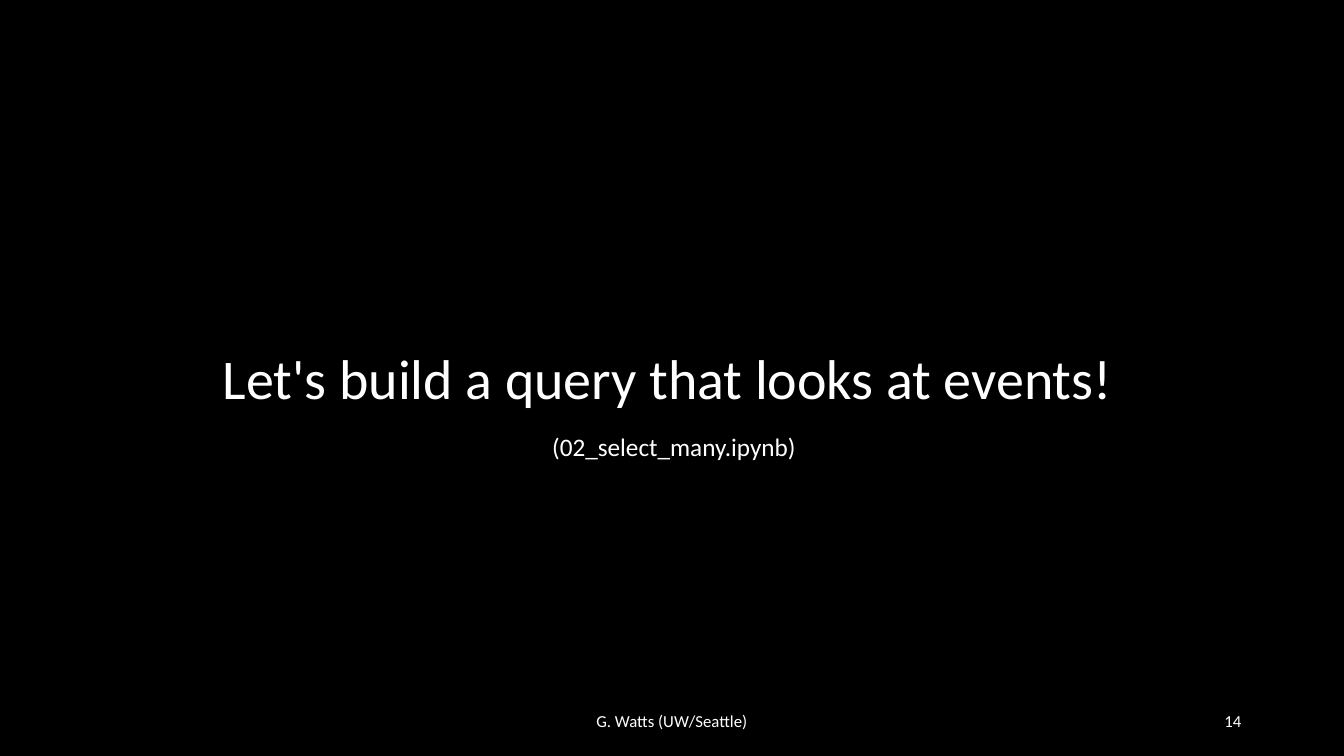
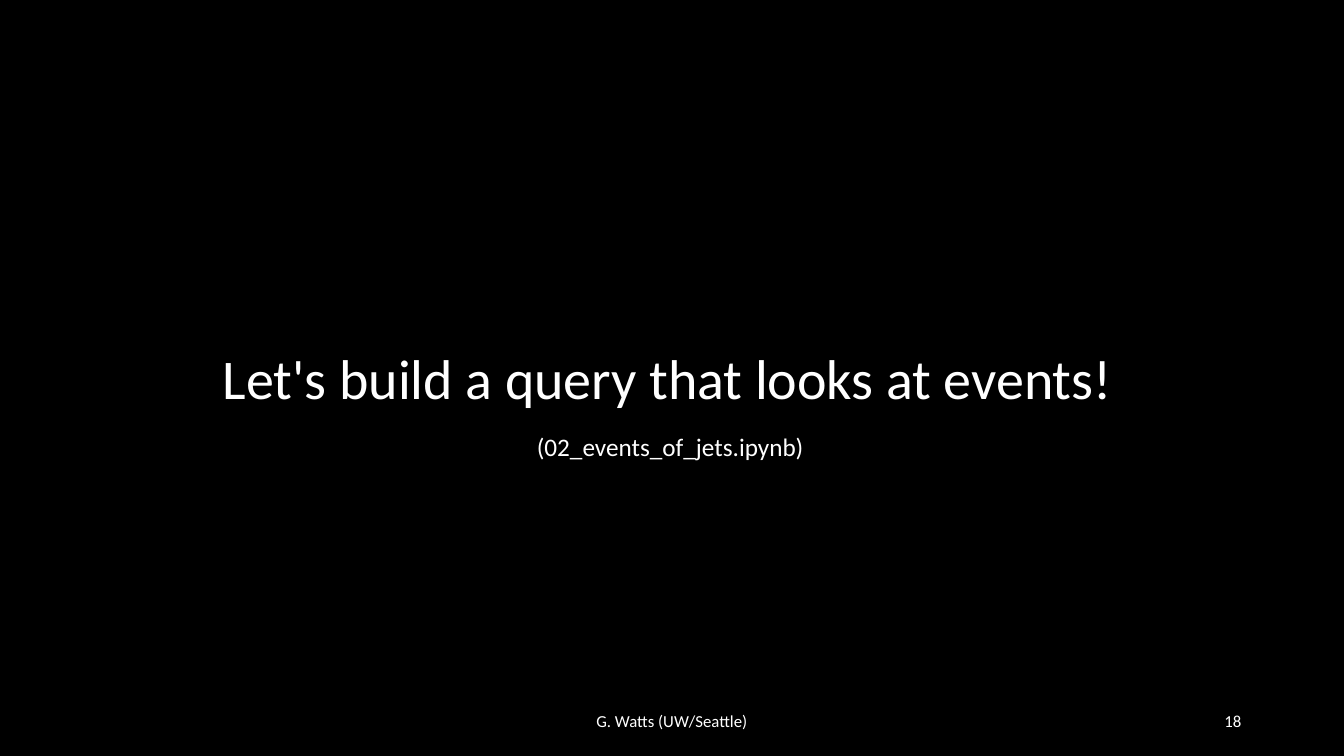
Before and after one commit to iris-hep/agc-workshop-2022-servicex, a slide deck: slide 18 of servicex.pptx (slide 14 before the commit). Drawn at 1344x756 pixels with LibreOffice and Linux fonts; fonts in the diff are those of the drawing. Boxes give left, top, right and bottom in pixels: in the first picture for what was removed or moved away, otherwise in the second. Text is boxed around its words. In the diff, an @@ line names an element or a change of style, - is before the commit and + after.

```diff
--- a/servicex.pptx
+++ b/servicex.pptx
@@ text at (537,438,804,461): text changed @@
-(02_select_many.ipynb)
+(02_events_of_jets.ipynb)
@@ page number at (1224,715,1241,727): text changed @@
-14
+18
```
Also in this commit, not shown: 8 other slides changed, 15 slides added, 2 slides removed, 2 other files.
